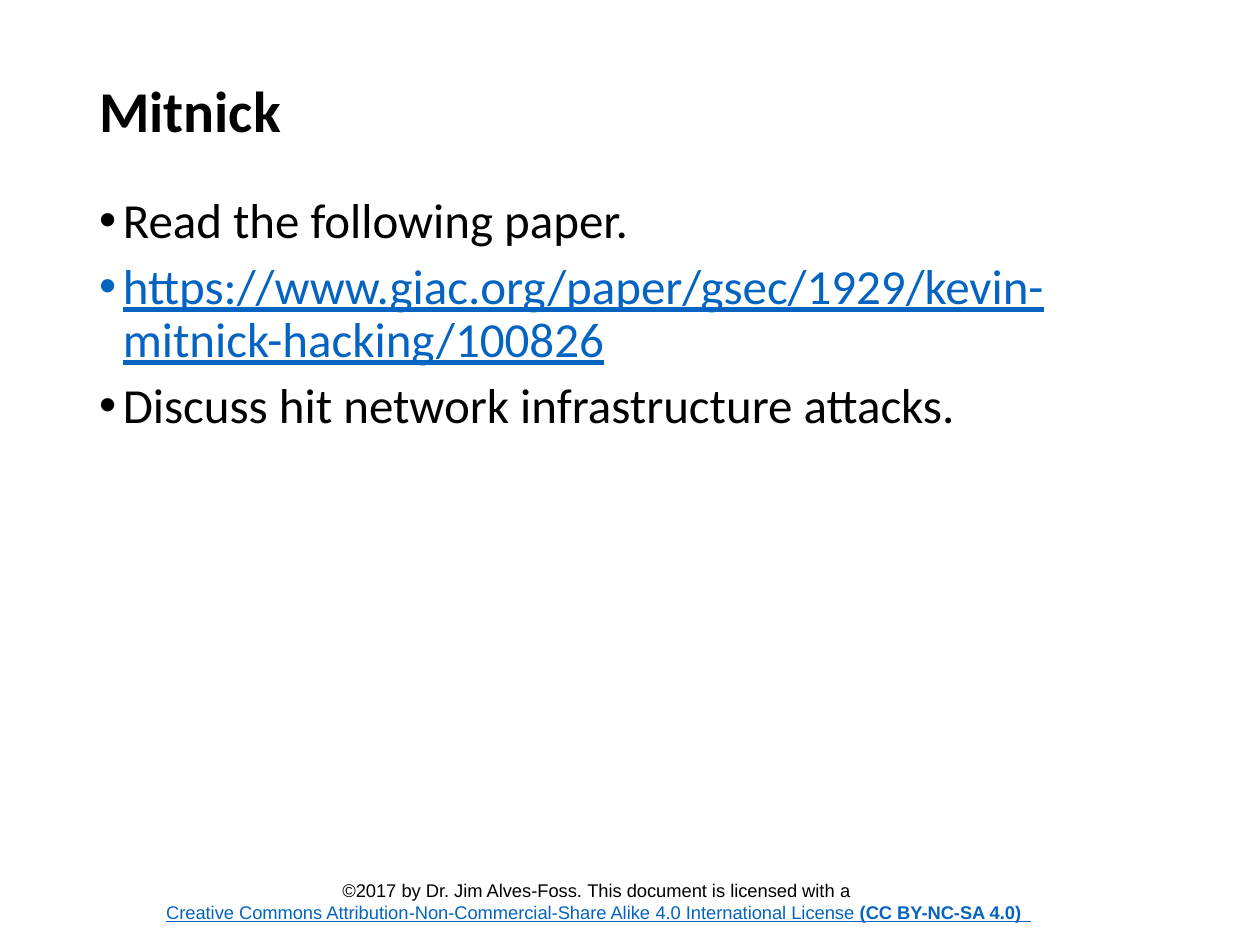
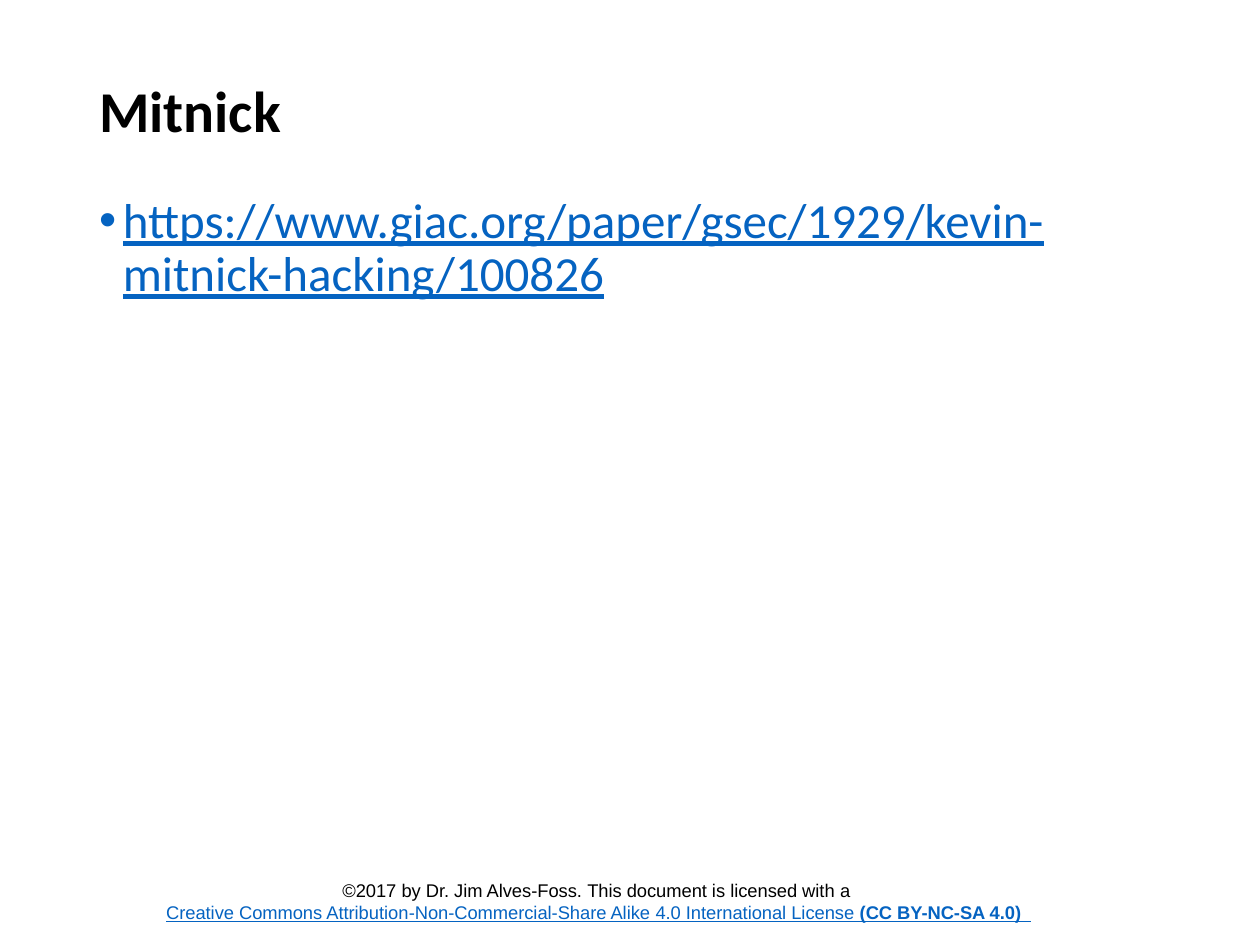
Before and after one commit to CenterForSecureAndDependableSystems/Teaching-Materials, a slide deck: slide 7 of Network-Security/Module_1 Internetworking/Lesson_4 Network Attacks and Threats .pptx (slide 9 before the commit). Drawn at 1260x945 pixels with LibreOffice and Linux fonts; fonts in the diff are those of the drawing; background and template pictures are left out. Boxes give left, top, right and bottom in pixels: in the first picture for what was removed or moved away, otherwise in the second. Text is boxed around its words. In the diff, an @@ line names an element or a change of style, - is before the commit and + after.

```diff
--- a/Network-Security/Module_1 Internetworking/Lesson_4 Network Attacks and Threats .pptx
+++ b/Network-Security/Module_1 Internetworking/Lesson_4 Network Attacks and Threats .pptx
@@ text at bbox=[123, 204, 628, 247]: paragraph removed @@
-• Read the following paper.
@@ text at bbox=[123, 389, 955, 424]: paragraph removed @@
-• Discuss hit network infrastructure attacks.
```
Also in this commit, not shown: 1 other slide changed, 3 slides removed, 24 other files.
